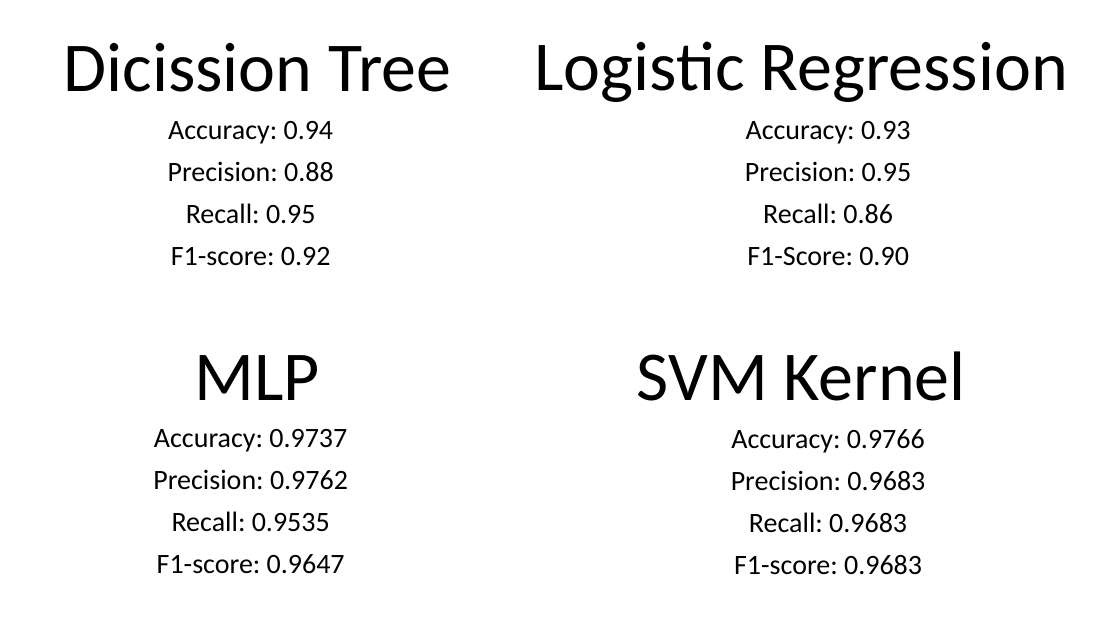
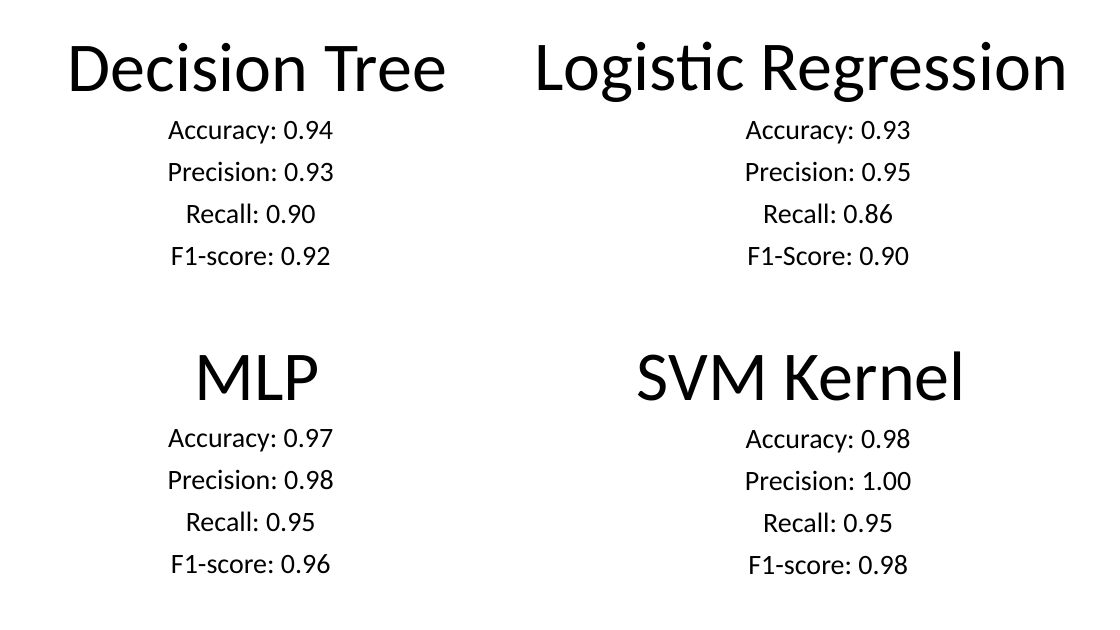
Before and after one commit to DrigerKhanh/MCS-Medical-Learning-Machine, a slide deck: slide 2 of report/KhanhCQ_BreastCancer.pptx. Drawn at 1120x630 pixels with LibreOffice and Linux fonts; fonts in the diff are those of the drawing. Boxes give left, top, right and bottom in pixels: in the first picture for what was removed or moved away, otherwise in the second. Text is boxed around its words. In the diff, an @@ line names an element or a change of style, - is before the commit and + after.

Commit message:
Update Decision tree, MLP and SVM algorithm and report

```diff
--- a/report/KhanhCQ_BreastCancer.pptx
+++ b/report/KhanhCQ_BreastCancer.pptx
@@ title at [68,43,447,92]: text changed @@
-Dicission Tree
+Decision Tree
@@ subtitle at [168,161,334,224]: text changed @@
-Precision: 0.88
-Recall: 0.95
+Precision: 0.93
+Recall: 0.90
@@ text at [168,429,334,574]: text changed @@
-Accuracy: 0.9737
-Precision: 0.9762
-Recall: 0.9535
-F1-score: 0.9647
+Accuracy: 0.97
+Precision: 0.98
+Recall: 0.95
+F1-score: 0.96
@@ text at [745,429,912,575]: text changed @@
-Accuracy: 0.9766
-Precision: 0.9683
-Recall: 0.9683
-F1-score: 0.9683
+Accuracy: 0.98
+Precision: 1.00
+Recall: 0.95
+F1-score: 0.98
```
Also in this commit, not shown: 5 other slides changed, 3 other files.
